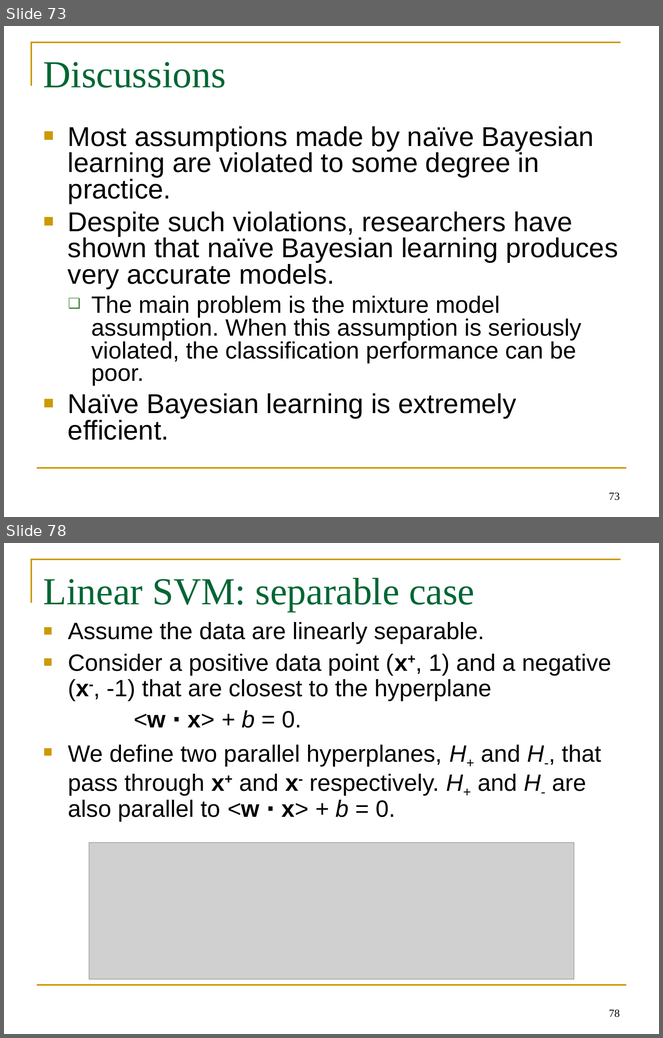
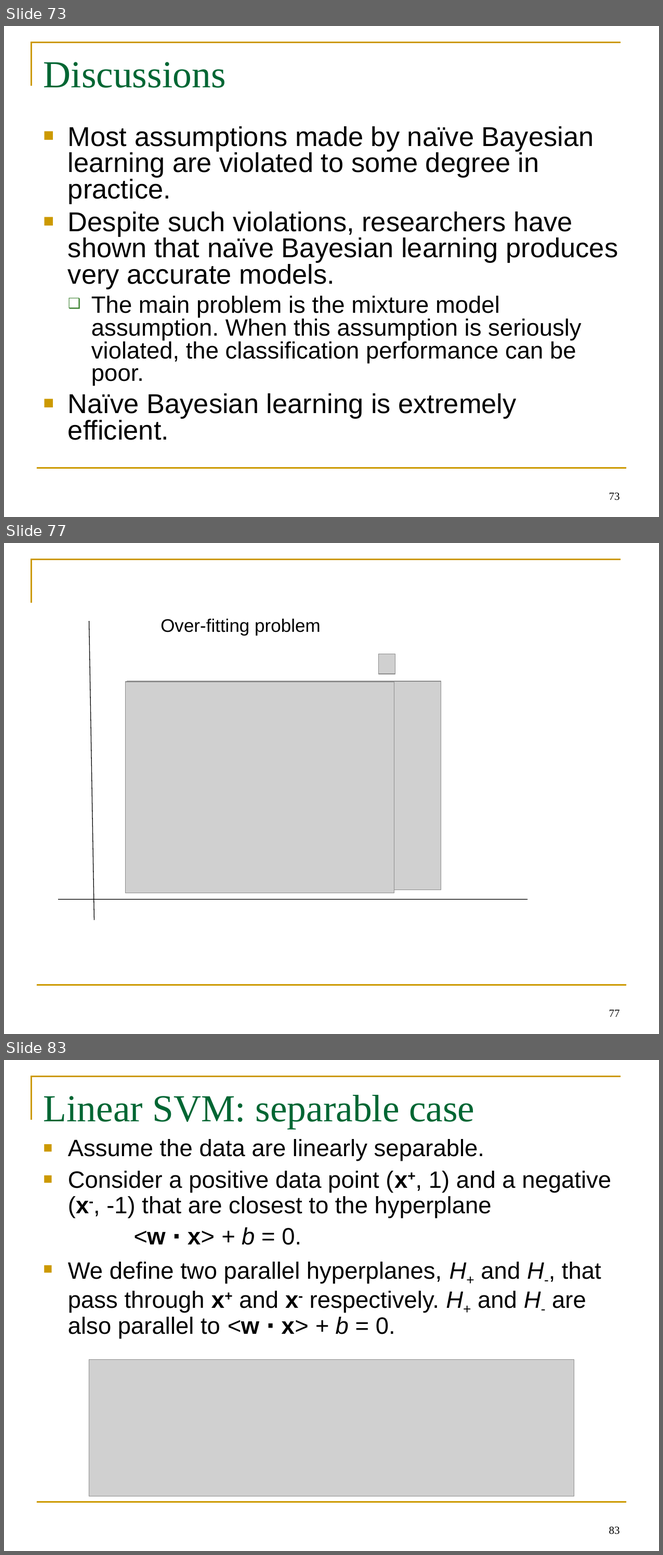
Before and after one commit to BeiyuLinCS/beiyulin.github.io, a slide deck: teach/spring_21/behavior_modeling/week6_supervised_learning.ppt. Shown one above the other, each under a label of ours: slides 73 and 78 before the commit, slides 73, 77 and 83 after it; the slides between them are not shown. The pictures are 663x1038 and 663x1555 pixels, drawn with LibreOffice and Linux fonts; fonts in the diff are those of the drawing; grey boxes stand for pictures; background and template pictures are left out. Boxes give left, top, right and bottom in pixels: in the first picture for what was removed or moved away, otherwise in the second. Text is boxed around its words. In the diff, an @@ line names an element or a change of style, - is before the commit and + after.

```diff
--- a/teach/spring_21/behavior_modeling/week6_supervised_learning.ppt
+++ b/teach/spring_21/behavior_modeling/week6_supervised_learning.ppt
@@ slide 77 added at [4,543,659,1034], background #FFFFFF; not listed: 2 template elements that a slide beside it also shows @@
@@ text added at [161,618,321,636], 20 pt, text #000000 @@
+Over-fitting problem
@@ line added from (89, 621) to (94, 921), #000000 0.74 pt @@
@@ picture added at [379,654,396,674] @@
@@ picture added at [125,682,394,893] @@
@@ picture added at [127,681,441,890] @@
@@ line added from (528, 899) to (59, 899), #000000 0.74 pt @@
@@ page number added at [609,1010,620,1017], 12 pt, text #000000 @@
+77
@@ what was slide 78 is now slide 83 @@
@@ page number at [609,1527,620,1535]: text changed @@
-78
+83
```
Also in this commit, not shown: 4 slides changed, 8 other slides added, 14 slides removed, 22 other files.
